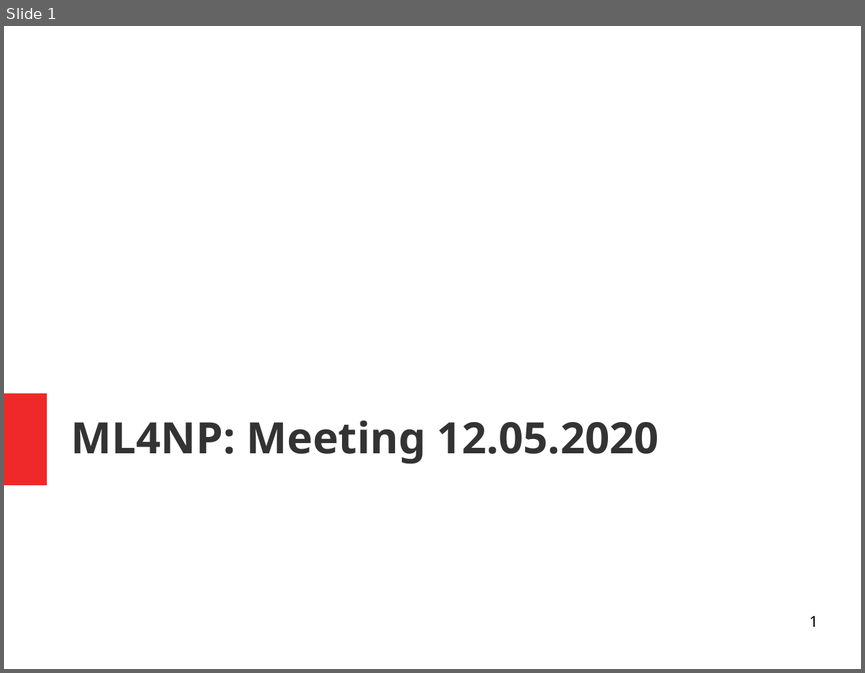
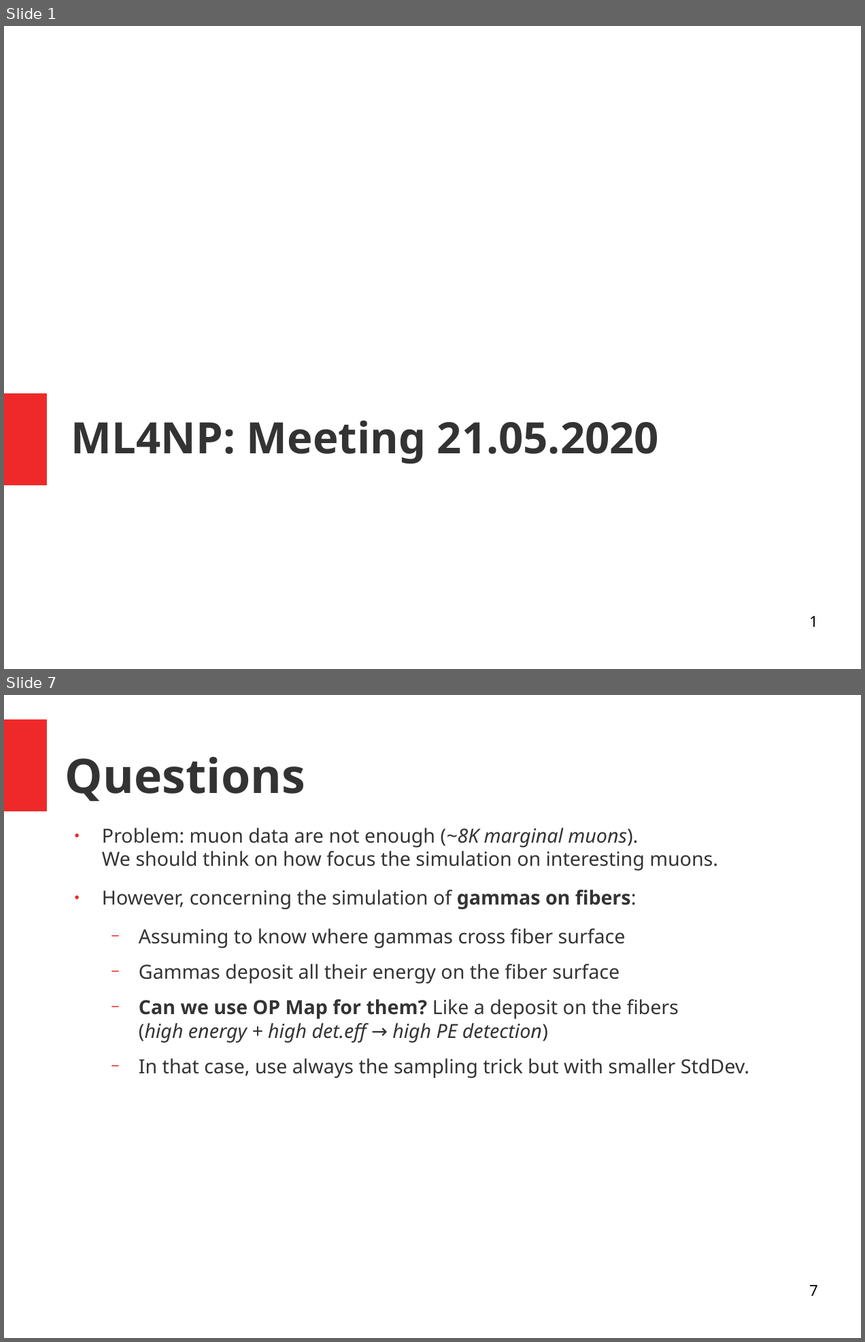
Before and after one commit to luigiberducci/ML4NP, a slide deck: Docs/meeting_ml4np_21mag2020.odp. Shown one above the other, each under a label of ours: slide 1 before the commit, slides 1 and 7 after it; the slides between them are not shown. The pictures are 865x673 and 865x1342 pixels, drawn with LibreOffice and Linux fonts; fonts in the diff are those of the drawing. Boxes give left, top, right and bottom in pixels: in the first picture for what was removed or moved away, otherwise in the second. Text is boxed around its words. In the diff, an @@ line names an element or a change of style, - is before the commit and + after.

```diff
--- a/Docs/meeting_ml4np_21mag2020.odp
+++ b/Docs/meeting_ml4np_21mag2020.odp
@@ slide 7 added at <box>4,695,861,1338</box>, background #FFFFFF @@
@@ rectangle added at <box>4,719,47,811</box>, fill #EF2929 @@
@@ title added at <box>65,757,305,801</box>, 44 pt, text #333333, bold @@
+Questions
@@ text added at <box>102,828,749,1078</box>, 18 pt, text #333333 @@
+● Problem: muon data are not enough (~8K marginal muons).
+  We should think on how focus the simulation on interesting muons.
+● However, concerning the simulation of gammas on fibers:
+  − Assuming to know where gammas cross fiber surface
+  − Gammas deposit all their energy on the fiber surface
+  − Can we use OP Map for them? Like a deposit on the fibers
+    (high energy + high det.eff → high PE detection)
+  − In that case, use always the sampling trick but with smaller StdDev.
@@ page number added at <box>809,1285,818,1295</box>, 14 pt, text #000000 @@
+7
@@ slide 1 changed as well @@
@@ title at <box>71,420,659,464</box>: text changed @@
-ML4NP: Meeting 12.05.2020
+ML4NP: Meeting 21.05.2020
```
Also in this commit, not shown: 10 other slides added, 8 slides removed, 7 other files.
